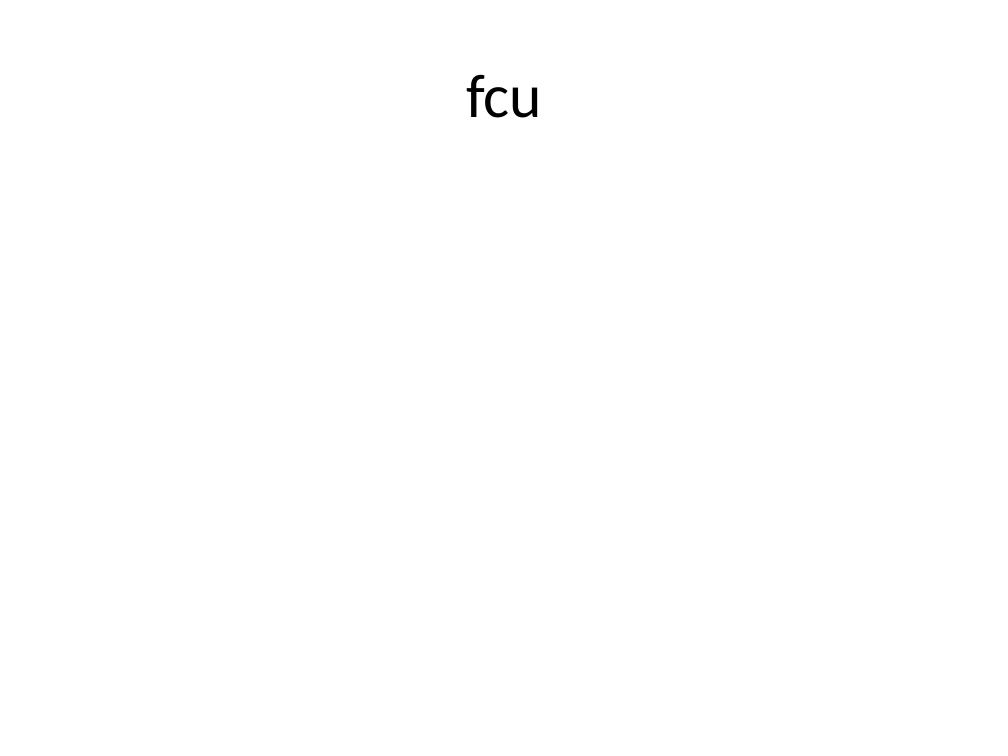
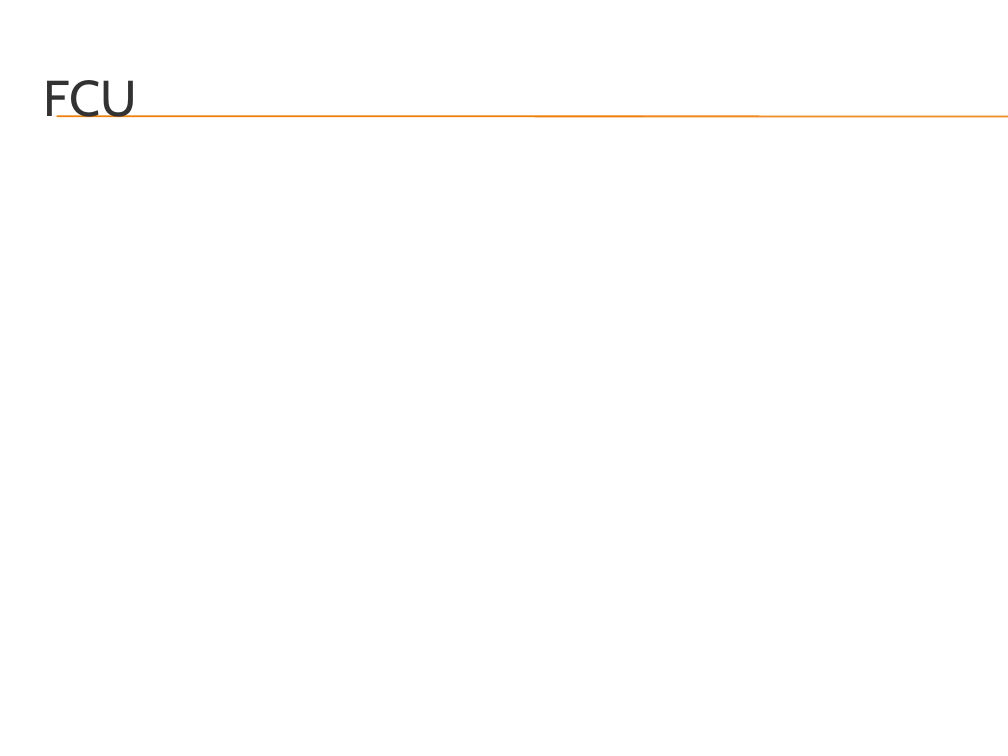
Before and after one commit to rasmusto/falcon, a slide deck: slide 6 of documentation/week8_presentation/Falcon - Quadrotor Flight Control System.pptx. Drawn at 1008x756 pixels with LibreOffice and Linux fonts; fonts in the diff are those of the drawing; background and template pictures are left out. Boxes give left, top, right and bottom in pixels: in the first picture for what was removed or moved away, otherwise in the second. Text is boxed around its words. In the diff, an @@ line names an element or a change of style, - is before the commit and + after.

```diff
--- a/documentation/week8_presentation/Falcon - Quadrotor Flight Control System.pptx
+++ b/documentation/week8_presentation/Falcon - Quadrotor Flight Control System.pptx
@@ title at bbox=[44, 80, 137, 117]: text changed; size 44 to 36 pt; font Calibri to Cabin; text colour #000000 to #323232 @@
-fcu
+FCU
@@ line added from (56, 116) to (1008, 116), #F07F09 0.75 pt @@
@@ line added from (56, 117) to (1008, 117), #F07F09 0.75 pt @@
```
Also in this commit, not shown: 10 other slides changed.
